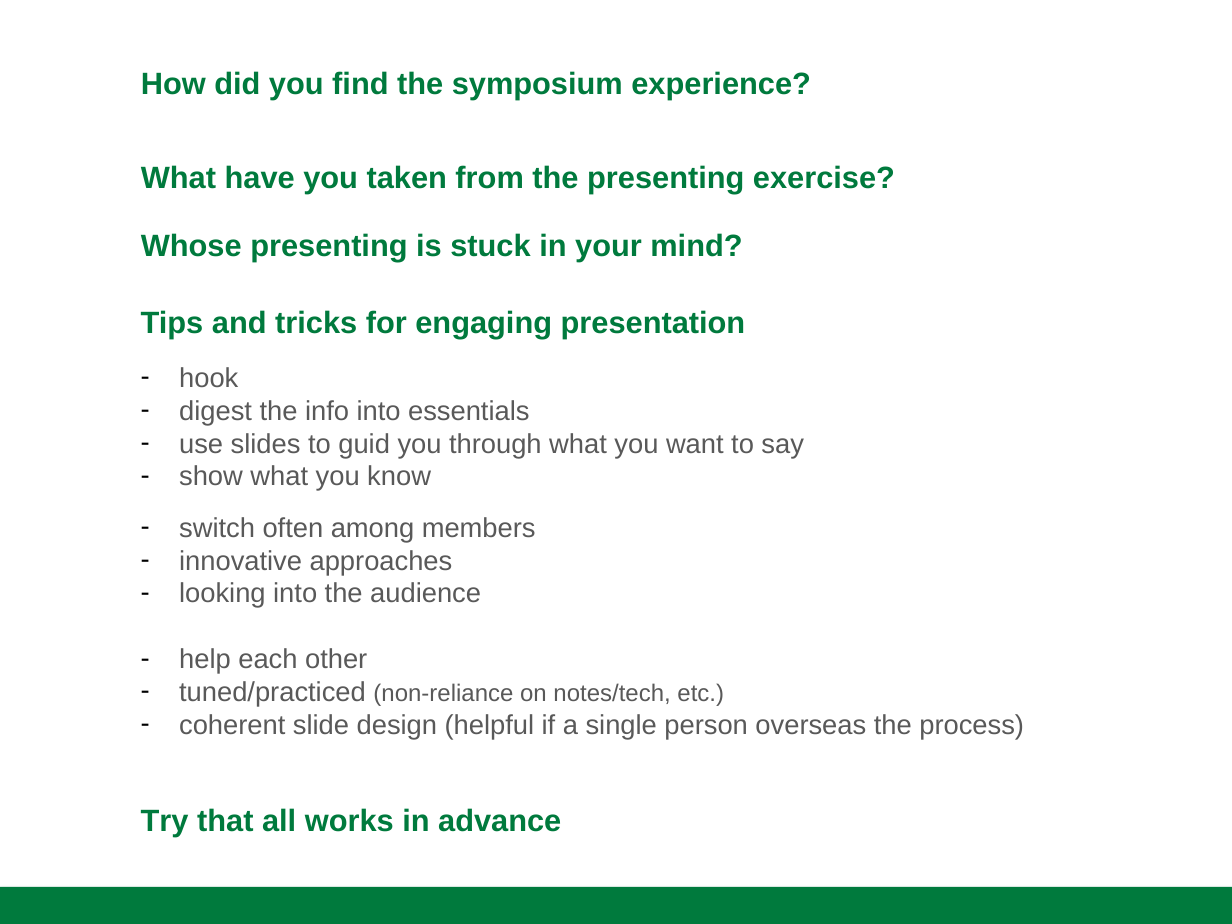
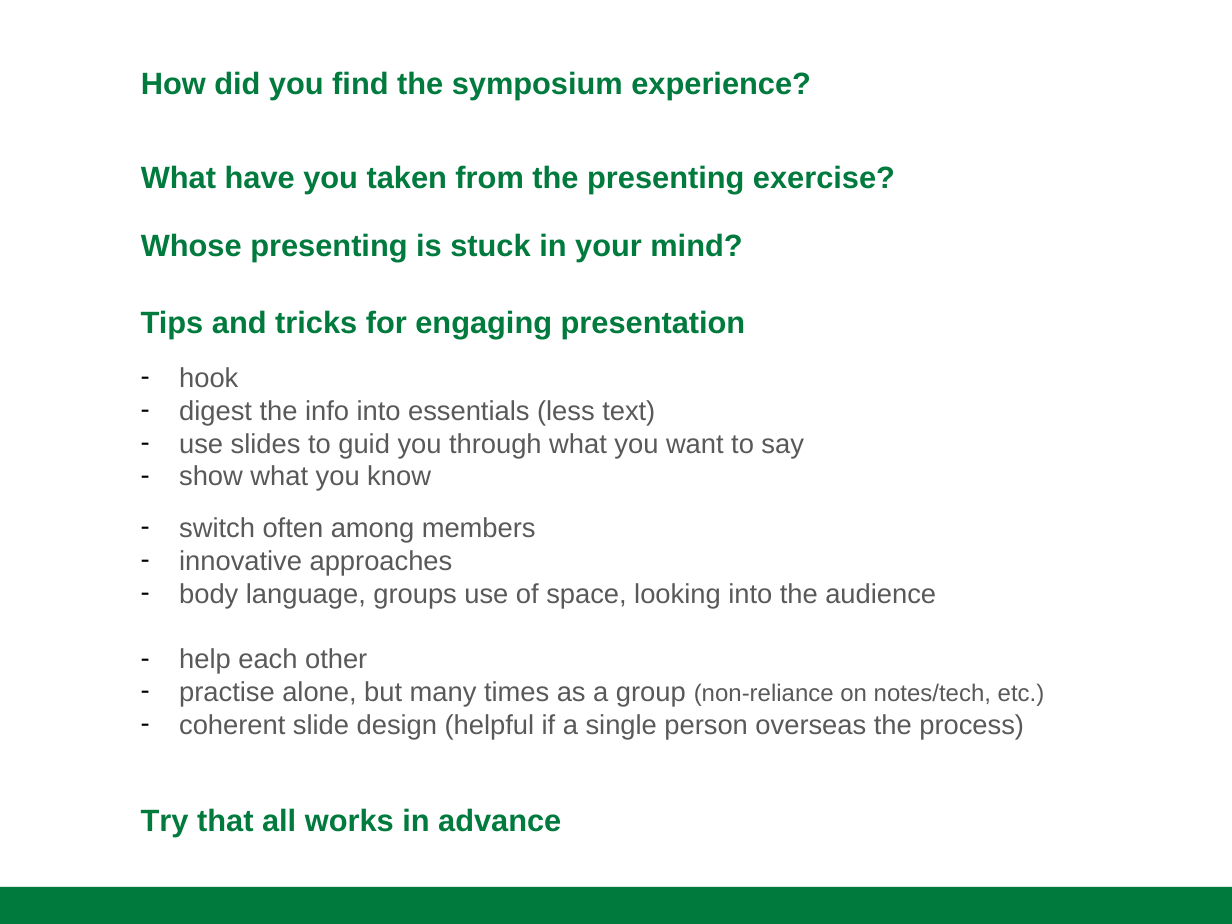
Before and after one commit to MartinBulla/Ecology_Fund_Gen, a slide deck: slide 1 of _Lectures/2026_Ecology_Symbosium.pptx. Drawn at 1232x924 pixels with LibreOffice and Linux fonts; fonts in the diff are those of the drawing. Boxes give left, top, right and bottom in pixels: in the first picture for what was removed or moved away, otherwise in the second. Text is boxed around its words. In the diff, an @@ line names an element or a change of style, - is before the commit and + after.

```diff
--- a/_Lectures/2026_Ecology_Symbosium.pptx
+++ b/_Lectures/2026_Ecology_Symbosium.pptx
@@ text at (179,400,655,426): text changed @@
-        – digest the info into essentials
+        – digest the info into essentials (less text)
@@ text at (179,583,936,608): text changed @@
-        – looking into the audience
+        – body language, groups use of space, looking into the audience
@@ text at (179,681,1045,707): text changed; size 14 to 16 pt @@
-        – tuned/practiced (non-reliance on notes/tech, etc.)
+        – practise alone, but many times as a group (non-reliance on notes/tech, etc.)
```
